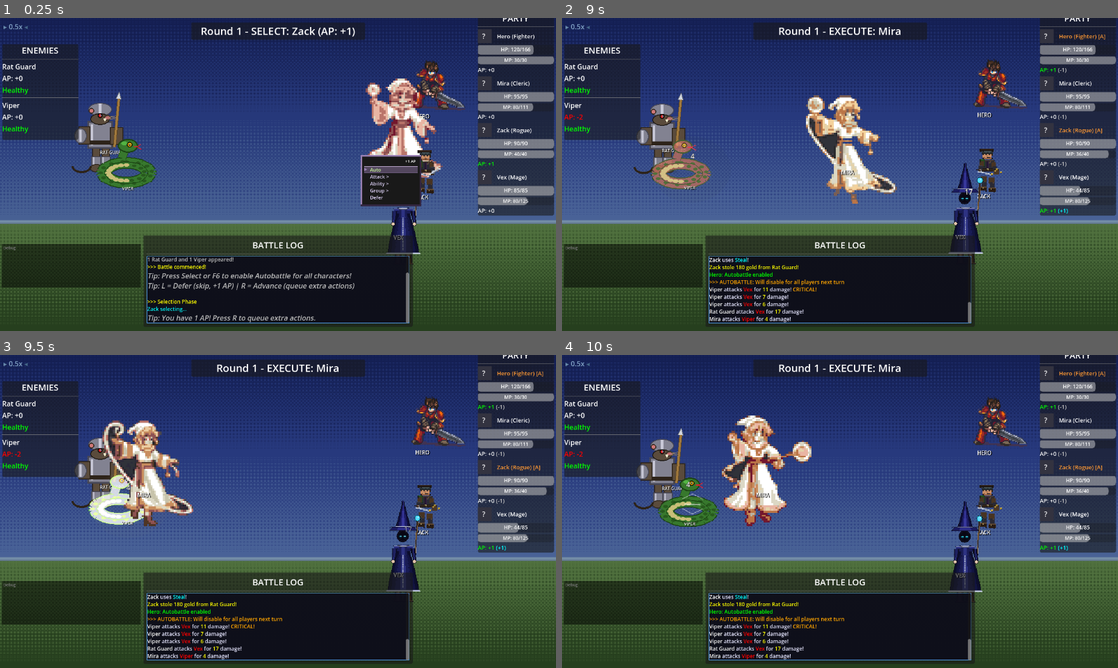
Above: before the commit, frames 1-4 (two rows, left to right).
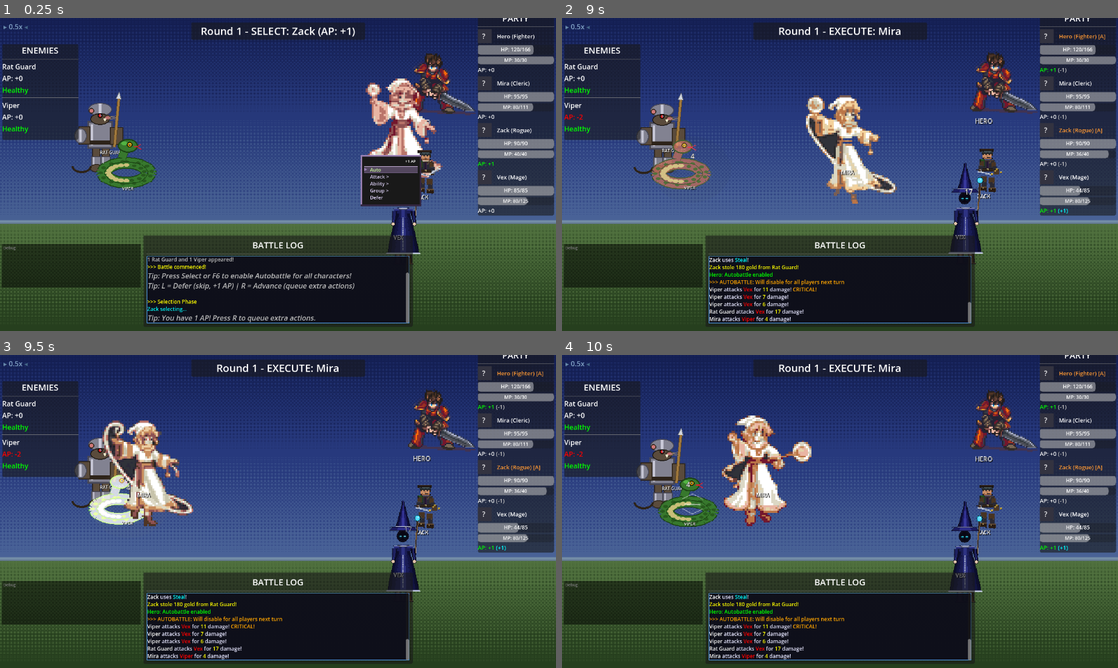
Above: after the commit, the same moments.

Repository: struktured-labs/cowardly-irregular
Game: Godot game, scene res://src/battle/BattleScene.tscn
Two runs of this game, one before a commit and one after it. Both use one fixed random seed, a clock stepped at 60 frames per second and the inputs below. This scene is started directly instead of the project's main scene.
Inputs (mouse positions are in pixels of both pictures, inside the frame that each line leads up to):
- Up to frame 1 (0.25 s): no input
- Up to frame 2 (9 s): tap Enter at 0.5 s; move the mouse to (962, 158) at 0.52 s; hold Right (ui_right) 0.53-1.25 s; hold R (battle_advance) 0.53-1.25 s; click (962, 158) at 0.67 s; tap Z (ui_accept) at 0.77, 1.07, 3.77, 4.07, 6.77, 7.07 s; drag from (728, 190) to (812, 237) at 1.27 s; move the mouse to (895, 105) at 2.02 s; hold Right (ui_right) 2.03-2.75 s; hold Tab (battle_toggle_auto) 2.03-2.75 s; drag from (812, 237) to (673, 127) at 2.77 s; move the mouse to (1006, 221) at 3.52 s; hold Left (ui_left) 3.53-4.25 s; tap Alt at 3.6 s; drag from (673, 127) to (756, 96) at 4.27 s; move the mouse to (867, 174) at 5.02 s; hold Down (ui_down) 5.03-5.75 s; tap Y at 5.1 s; click (867, 174) at 5.17 s; drag from (756, 96) to (728, 190) at 5.77 s; move the mouse to (962, 158) at 6.52 s; hold Up (ui_up) 6.53-7.25 s; tap Space at 6.6 s; drag from (728, 190) to (812, 237) at 7.27 s; move the mouse to (895, 105) at 8.02 s; hold Down (ui_down) 8.03-8.75 s; tap Keypad Enter at 8.1 s; drag from (812, 237) to (673, 127) at 8.77 s
- Up to frame 3 (9.5 s): no input
- Up to frame 4 (10 s): move the mouse to (1006, 558) at 9.52 s; hold Up (ui_up) from 9.53 s (still down); tap C at 9.6 s; click (1006, 558) at 9.67 s; tap Z (ui_accept) at 9.77 s

The runs differ from the first frame. In frame 1, 0.9% of the frame differs, in the area x 74-86%, y 11-34%; in frame 2, 1.0%, in the area x 73-86%, y 10-34%; in frame 3, 1.0%; in frame 4, 1.0%.

Commit message:
fix: per-job sprite scaling — fighter 25% bigger, cleric aligned
Added JOB_DISPLAY_HEIGHTS dictionary for per-job scale tuning:
- Fighter: 375px (up from 300, ~25% bigger — character small in frame)
- Cleric/Mage/Rogue/Bard: 300px (SDXL sprites fill more of the frame)

This aligns all party members visually despite different art styles
and character sizes within their 256x256 frames.

Smoke tested: 10/10 PASS

Co-Authored-By: Claude Opus 4.6 (1M context) <noreply@anthropic.com>

Diff:
--- a/src/battle/BattleScene.gd
+++ b/src/battle/BattleScene.gd
@@ -631,13 +631,24 @@
 		var custom = member.get("customization") if "customization" in member else null
 		sprite.sprite_frames = HybridSpriteLoaderClass.load_sprite_frames(
 			custom, job_id, sec_job_id, weapon_id, armor_id, accessory_id)
-		# Auto-scale: 144px for procedural/old sprites, 200px for new artist sprites (frame > 128px)
+		# Per-job display height targets (in pixels) for battle sprites.
+		# Tune these to align characters visually despite different art sizes within frames.
+		const JOB_DISPLAY_HEIGHTS: Dictionary = {
+			"fighter": 375.0,   # Artist sprite — character is small in 256x256 frame
+			"cleric": 300.0,    # SDXL sprite — character fills more of the frame
+			"mage": 300.0,
+			"rogue": 300.0,
+			"bard": 300.0,
+		}
+		var target_height = JOB_DISPLAY_HEIGHTS.get(job_id, 300.0)
+
+		# Auto-scale based on frame height and per-job target
 		var _sprite_scale = 3.0
 		if sprite.sprite_frames and sprite.sprite_frames.has_animation(&"idle"):
 			if sprite.sprite_frames.get_frame_count(&"idle") > 0:
 				var _ftex = sprite.sprite_frames.get_frame_texture(&"idle", 0)
 				if _ftex and _ftex.get_height() > 128:
-					_sprite_scale = 300.0 / float(_ftex.get_height())
+					_sprite_scale = target_height / float(_ftex.get_height())
 				elif _ftex and _ftex.get_height() > 48:
 					_sprite_scale = 144.0 / float(_ftex.get_height())
 		sprite.scale = Vector2(_sprite_scale, _sprite_scale)
